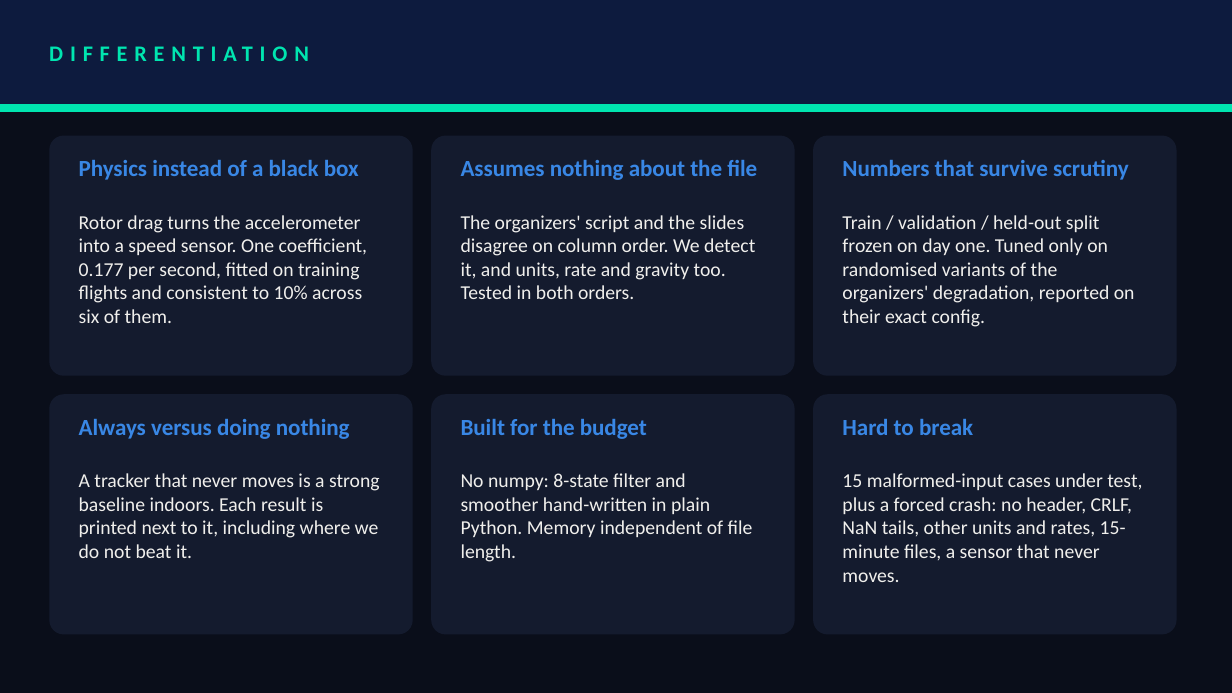
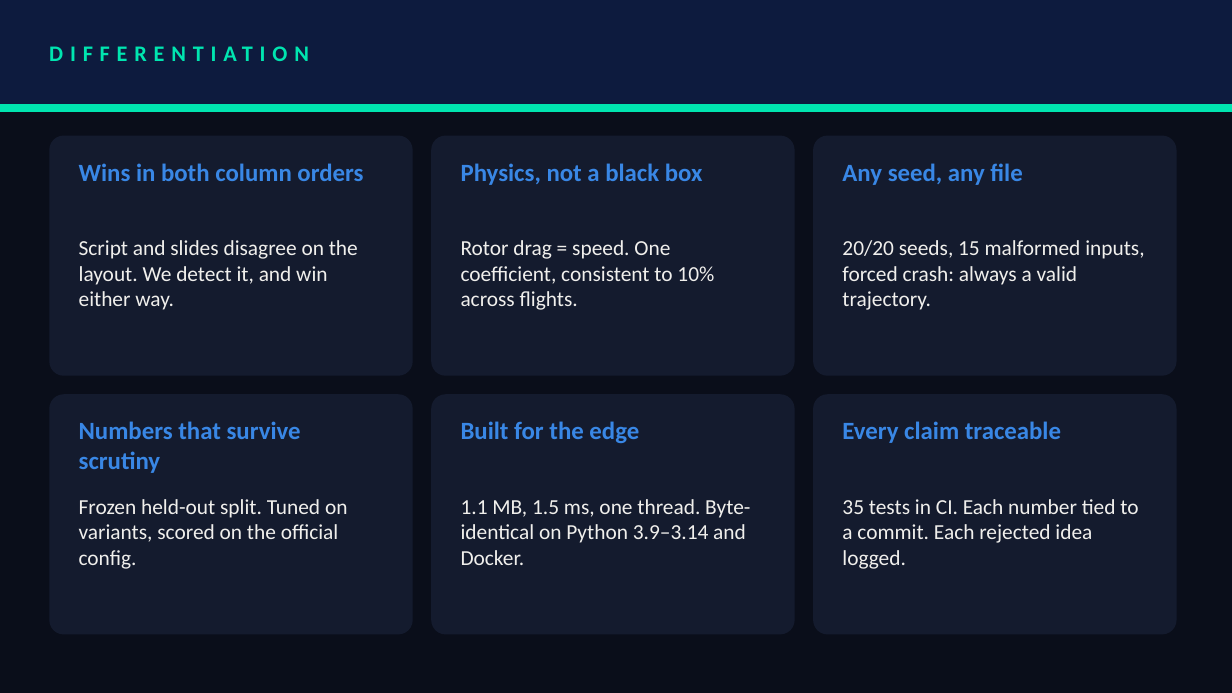
Before and after one commit to akshat333-debug/Ghost-Track, a slide deck: slide 6 of presentation/VITVellore_ZeroDrift.pptx. Drawn at 1232x693 pixels with LibreOffice and Linux fonts; fonts in the diff are those of the drawing. Boxes give left, top, right and bottom in pixels: in the first picture for what was removed or moved away, otherwise in the second. Text is boxed around its words. In the diff, an @@ line names an element or a change of style, - is before the commit and + after.

```diff
--- a/presentation/VITVellore_ZeroDrift.pptx
+++ b/presentation/VITVellore_ZeroDrift.pptx
@@ text at box(79, 163, 363, 181): text changed; size 13.5 to 14.5 pt @@
-Physics instead of a black box
+Wins in both column orders
@@ text at box(461, 163, 703, 185): text changed; size 13.5 to 14.5 pt @@
-Assumes nothing about the file
+Physics, not a black box
@@ text added at box(842, 163, 1022, 185), 14.5 pt, text #3987E5, bold @@
+Any seed, any file
@@ text at box(79, 240, 358, 310): text changed; size 11.5 to 12.5 pt @@
-Rotor drag turns the accelerometer into a speed sensor. One coefficient, 0.177 per second, fitted on training flights and consistent to 10% across six of them.
+Script and slides disagree on the layout. We detect it, and win either way.
@@ text at box(461, 240, 714, 310): text changed; size 11.5 to 12.5 pt @@
-The organizers' script and the slides disagree on column order. We detect it, and units, rate and gravity too. Tested in both orders.
+Rotor drag = speed. One coefficient, consistent to 10% across flights.
@@ text at box(842, 240, 1144, 310): text changed; size 11.5 to 12.5 pt @@
-Train / validation / held-out split frozen on day one. Tuned only on randomised variants of the organizers' degradation, reported on their exact config.
+20/20 seeds, 15 malformed inputs, forced crash: always a valid trajectory.
@@ text "Numbers that survive scrutiny": place and size @@
-text "Numbers that survive scrutiny" at box(842, 160, 1129, 180)
+text "Numbers that survive scrutiny" at box(79, 421, 301, 473)
@@ text "Numbers that survive scrutiny" at box(79, 421, 301, 473): size 13.5 to 14.5 pt @@
@@ text removed at box(79, 419, 350, 439) @@
-Always versus doing nothing
@@ text at box(461, 421, 639, 443): text changed; size 13.5 to 14.5 pt @@
-Built for the budget
+Built for the edge
@@ text at box(842, 421, 1061, 443): text changed; size 13.5 to 14.5 pt @@
-Hard to break
+Every claim traceable
@@ text at box(79, 499, 347, 569): text changed; size 11.5 to 12.5 pt @@
-A tracker that never moves is a strong baseline indoors. Each result is printed next to it, including where we do not beat it.
+Frozen held-out split. Tuned on variants, scored on the official config.
@@ text at box(461, 499, 750, 565): text changed; size 11.5 to 12.5 pt @@
-No numpy: 8-state filter and smoother hand-written in plain Python. Memory independent of file length.
+1.1 MB, 1.5 ms, one thread. Byte-identical on Python 3.9–3.14 and Docker.
@@ text at box(842, 499, 1138, 569): text changed; size 11.5 to 12.5 pt @@
-15 malformed-input cases under test, plus a forced crash: no header, CRLF, NaN tails, other units and rates, 15-minute files, a sensor that never moves.
+35 tests in CI. Each number tied to a commit. Each rejected idea logged.
```
Also in this commit, not shown: 6 other slides changed, 1 slide added, 1 slide removed, 13 other files.
